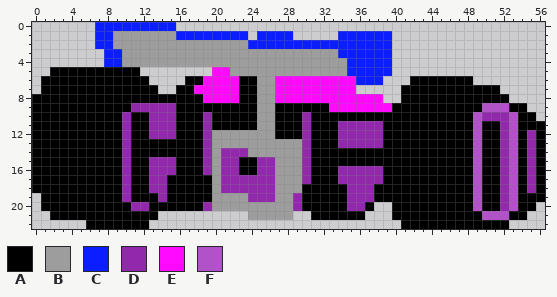
File history of a pixel-art sprite, sprites/coches/Crash/crash0.png. Above is the file before it was changed.
The file is 57x23 pixels.
Palette (. is transparent): A #000000  B #9d9d9d  C #0a1eff  D #9229ac  E #ff0aff  F #b152c9
Pixels before, first column x 0:
 0 .......CCCCCCCCC.........................................
 1 .......CCBBBBBBBCCCCCCCC.CCCC.....CCCCCC.................
 2 .......CCBBBBBBBBBBBBBBBCCCCCCCCCCCCCCCC.................
 3 ........CCBBBBBBBBBBBBBBBBBBBBBBBBCCCCCC.................
 4 ........CCBBBBBBBBBBBBBBBBBBBBBBBBBCCCCC.................
 5 ..AAAAAAAAAA........EEBBBBBBBBBBBBBCCCCC.................
 6 .AAAAAAAAAAAA....AAEEEEAABBEEEEEEEEECCC...AAAAAAA........
 7 .AAAAAAAAAAAAA..AAEEEEEAABBEEEEEEEEE.....AAAAAAAAAAA.....
 8 AAAAAAAAAAAAAAAAAAAEEEEAABBEEEEEEEEEEEE..AAAAAAAAAAAA....
 9 AAAAAAAAAAADDDDDAAAAAAAAABBAAAAAAEEEEEEEAAAAAAAAAAFFFAA..
10 AAAAAAAAAADAADDDAAADAAAAABBAAADAAAAAAAAAAAAAAAAAAFDDDFAA.
11 AAAAAAAAAADAADDDAAADAAAAABBAAADAAADDDDDAAAAAAAAAAFAADFAAA
12 AAAAAAAAAADAADDDAAADBBBBBBBAAADAAADDDDDAAAAAAAAAAFAADFADA
13 AAAAAAAAAADAAAAAAAADBBBBBBBBBBDAAADDDDDAAAAAAAAAAFAADFADA
14 AAAAAAAAAADAAAAAAAADBDDDBBBBBBDAAAAAAAAAAAAAAAAAAFAADFADA
15 AAAAAAAAAADAADDDAAADBDDAADDBBBDAAAAAAAAAAAAAAAAAAFAADFADA
16 AAAAAAAAAADAADDDAAADBDDAADDBBBDAAADDDDDAAAAAAAAAAFAADFADA
17 AAAAAAAAAADAADDAAAAABDDDDDDBBBDAAADDDDDAAAAAAAAAAFAADFADA
18 AAAAAAAAAADAADDAAAAABDDDDDDBBBAAAAADDDAAAAAAAAAAAFAADFADA
19 .AAAAAAAAADAAADAAAAABBBBDDDBBDAAAAADDDAAAAAAAAAAAFAADFAAA
20 .AAAAAAAAAADDAAAAAADBBBBBBBBBDAAAAADDA..AAAAAAAAAFAADFAA.
21 ..AAAAAAAAAAAA..........BBBBB..AAAAAA...AAAAAAAAAAFFFAA..
22 ......AAAAAAA............................AAAAAAAAAAAA....
Once edited:
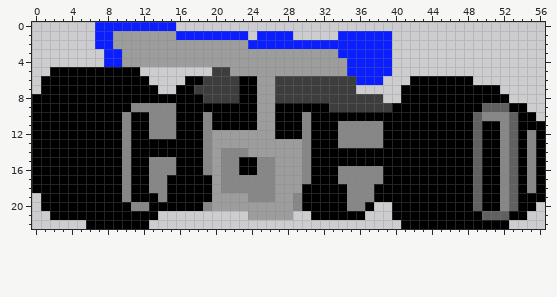
Diff:
colour D: #9229ac -> #878787
colour E: #ff0aff -> #3d3d3d
colour F: #b152c9 -> #606060
